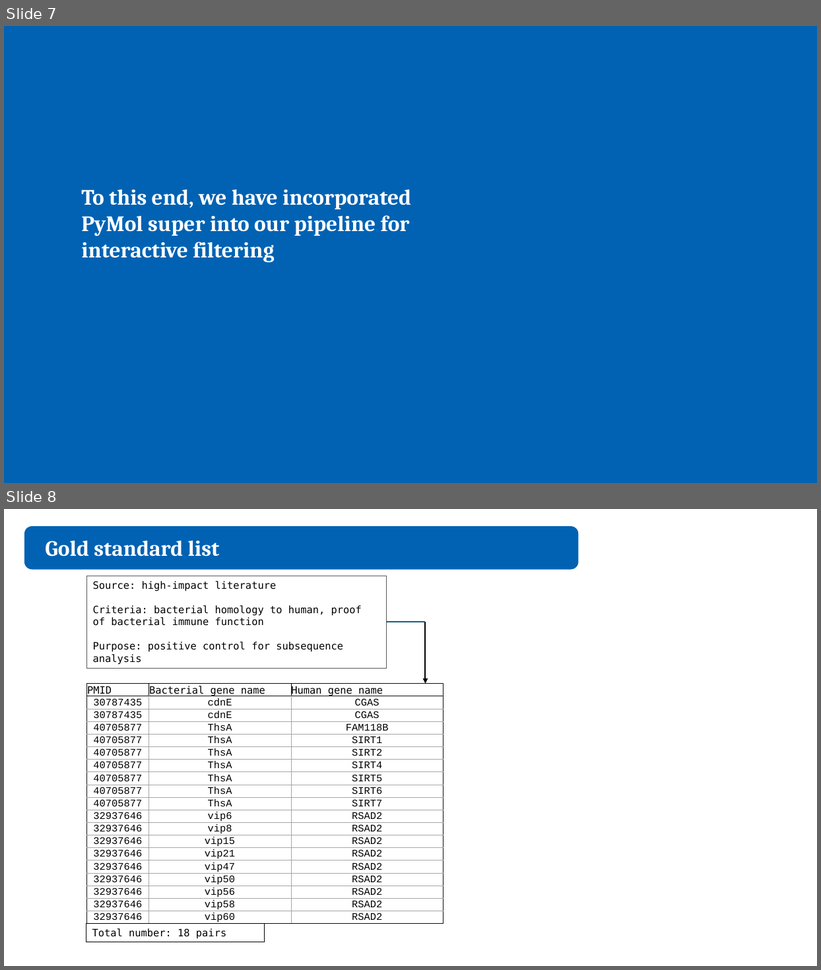
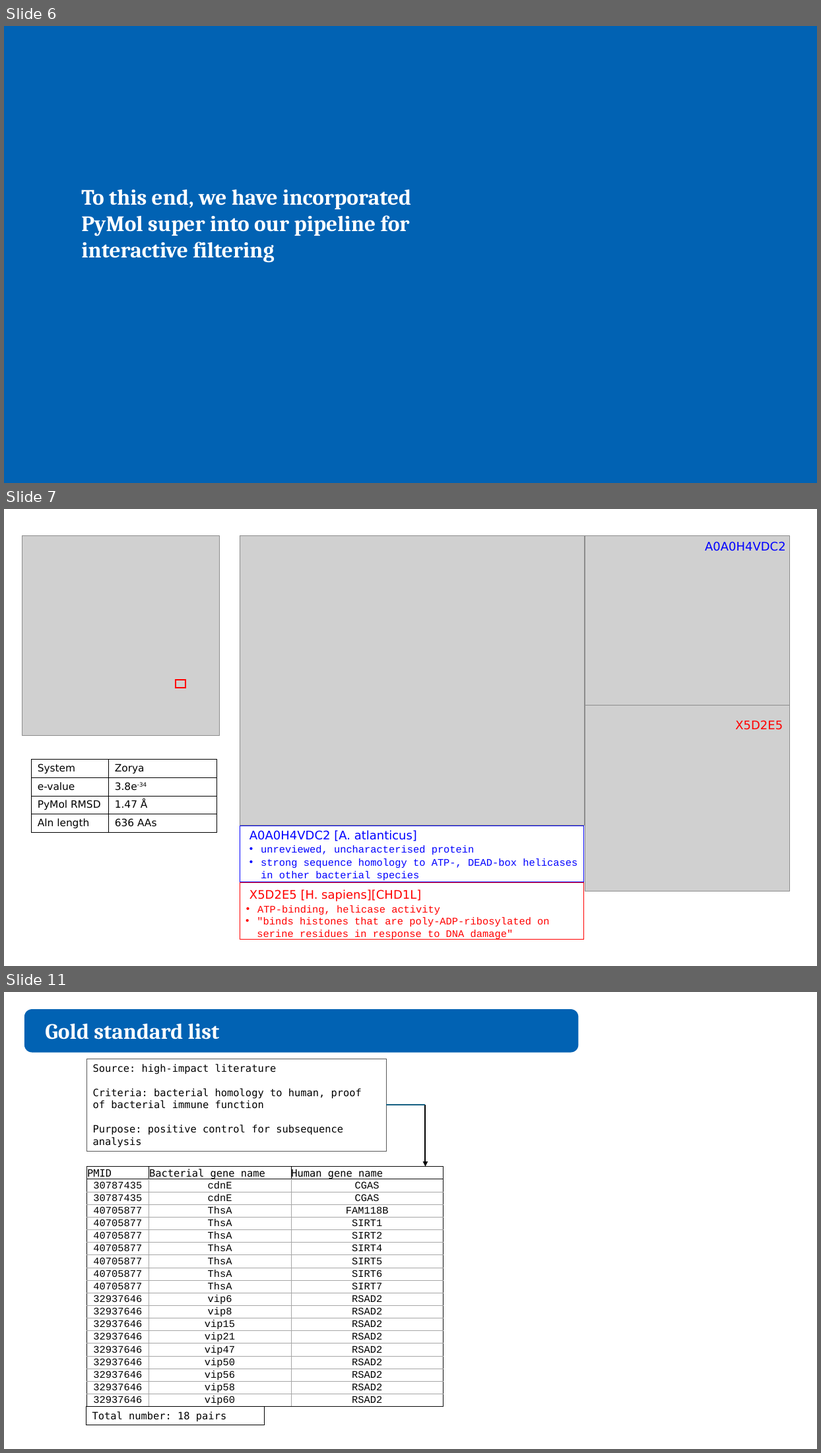
Before and after one commit to juliandeanmoran/BISSH, a slide deck: reports/2026-04-10_projectUpdate_2_jmoran.pptx. Shown one above the other, each under a label of ours: slides 7 and 8 before the commit, slides 6, 7 and 11 after it; the slides between them are not shown. The pictures are 821x970 and 821x1453 pixels, drawn with LibreOffice and Linux fonts; fonts in the diff are those of the drawing; grey boxes stand for pictures. Boxes give left, top, right and bottom in pixels: in the first picture for what was removed or moved away, otherwise in the second. Text is boxed around its words. In the diff, an @@ line names an element or a change of style, - is before the commit and + after.

Commit message:
Added slides showcasing structrually aligned highlights from the PyMOL, e-value scatter.

```diff
--- a/reports/2026-04-10_projectUpdate_2_jmoran.pptx
+++ b/reports/2026-04-10_projectUpdate_2_jmoran.pptx
@@ slide 7 added at [4, 509, 817, 966], background #FFFFFF @@
@@ picture added at [22, 536, 219, 735] @@
@@ picture added at [240, 536, 585, 826] @@
@@ picture added at [585, 536, 790, 706] @@
@@ text added at [705, 541, 786, 551], 14 pt, text #0000FF @@
+A0A0H4VDC2
@@ rectangle added at [176, 681, 186, 689], outline #FF0000 1.5 pt @@
@@ picture added at [585, 706, 790, 891] @@
@@ text added at [735, 720, 783, 730], 14 pt, text #FF0000 @@
+X5D2E5
@@ table added at [32, 760, 217, 833], 4 rows, 2 columns @@
+System | Zorya
+e-value | 3.8e-34
+PyMol RMSD | 1.47 Å
+Aln length | 636 AAs
@@ rectangle added at [240, 826, 584, 882], outline #0000FF 0.5 pt @@
@@ text added at [250, 830, 417, 842], 14 pt, text #0000FF @@
+A0A0H4VDC2 [A. atlanticus]
@@ text added at [261, 846, 475, 855], 12 pt, text #0000FF @@
+• unreviewed, uncharacterised protein
@@ text added at [261, 859, 578, 881], 12 pt, text #0000FF @@
+• strong sequence homology to ATP-, DEAD-box helicases in other bacterial species
@@ rectangle added at [240, 883, 584, 939], outline #FF0000 0.5 pt @@
@@ text added at [250, 890, 421, 902], 14 pt, text #FF0000 @@
+X5D2E5 [H. sapiens][CHD1L]
@@ text added at [257, 918, 549, 940], 12 pt, text #FF0000 @@
+• "binds histones that are poly-ADP-ribosylated on serine residues in response to DNA damage"
@@ text added at [257, 906, 440, 915], 12 pt, text #FF0000 @@
+• ATP-binding, helicase activity
@@ what was slide 7 is now slide 6 @@
@@ what was slide 8 is now slide 11 @@
```
Also in this commit, not shown: 2 slides changed, 4 other slides added, 1 slide removed, 4 other files.
